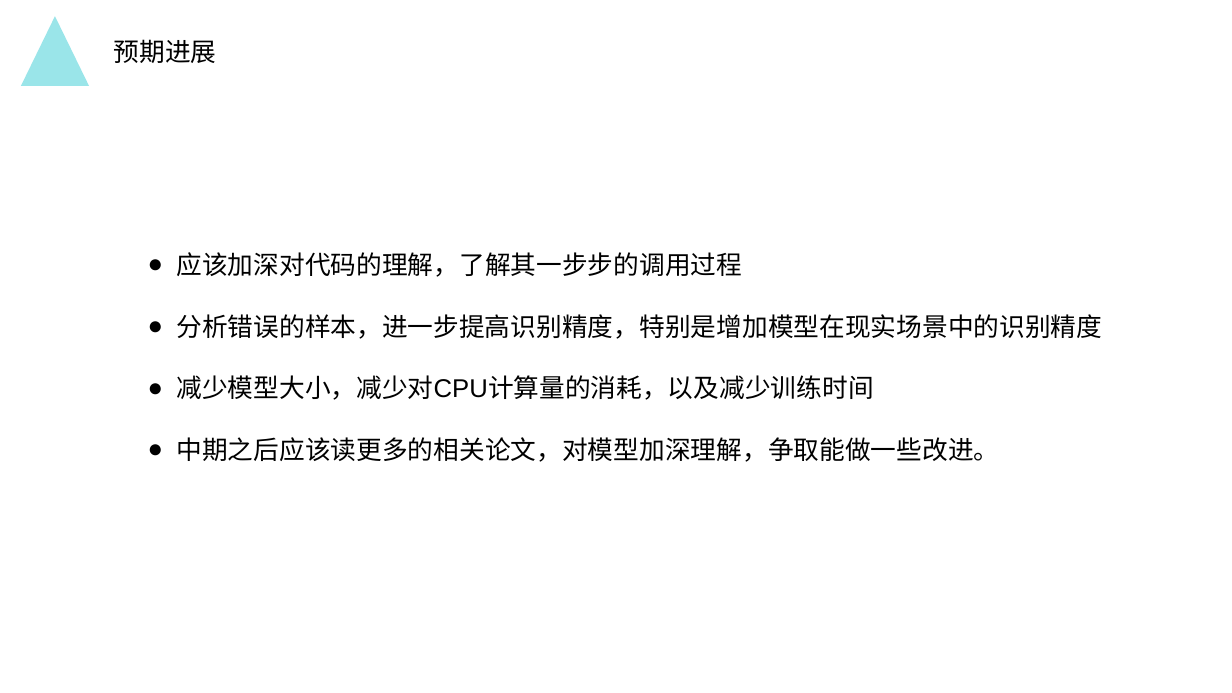
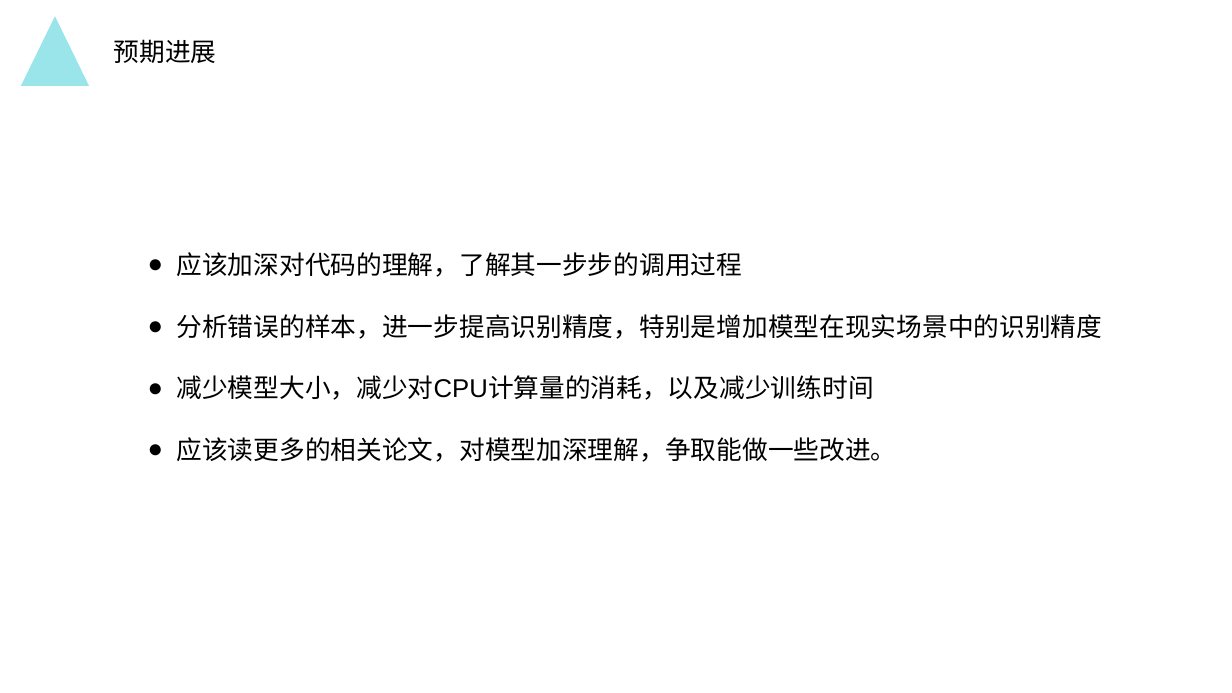
Before and after one commit to MydrBH/201720121206LvCheng, a slide deck: slide 26 of 中期报告.pptx. Drawn at 1232x693 pixels with LibreOffice and Linux fonts; fonts in the diff are those of the drawing; background and template pictures are left out. Boxes give left, top, right and bottom in pixels: in the first picture for what was removed or moved away, otherwise in the second. Text is boxed around its words. In the diff, an @@ line names an element or a change of style, - is before the commit and + after.

```diff
--- a/中期报告.pptx
+++ b/中期报告.pptx
@@ text at [177,437,897,462]: text changed @@
-● 中期之后应该读更多的相关论文，对模型加深理解，争取能做一些改进。
+● 应该读更多的相关论文，对模型加深理解，争取能做一些改进。
```
Also in this commit, not shown: 9 other slides changed.
